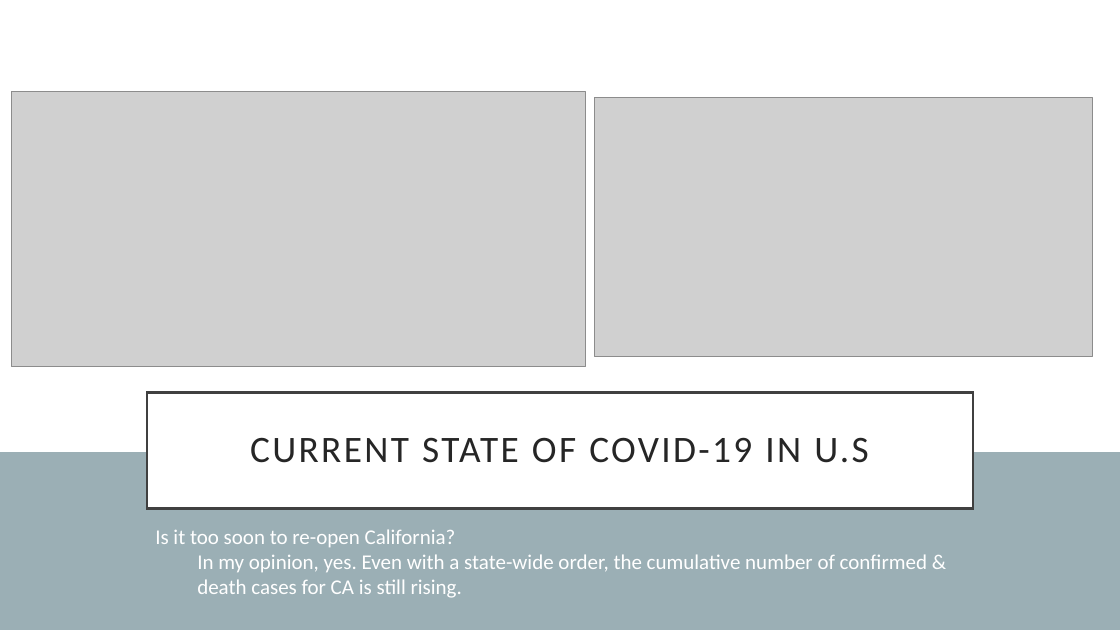
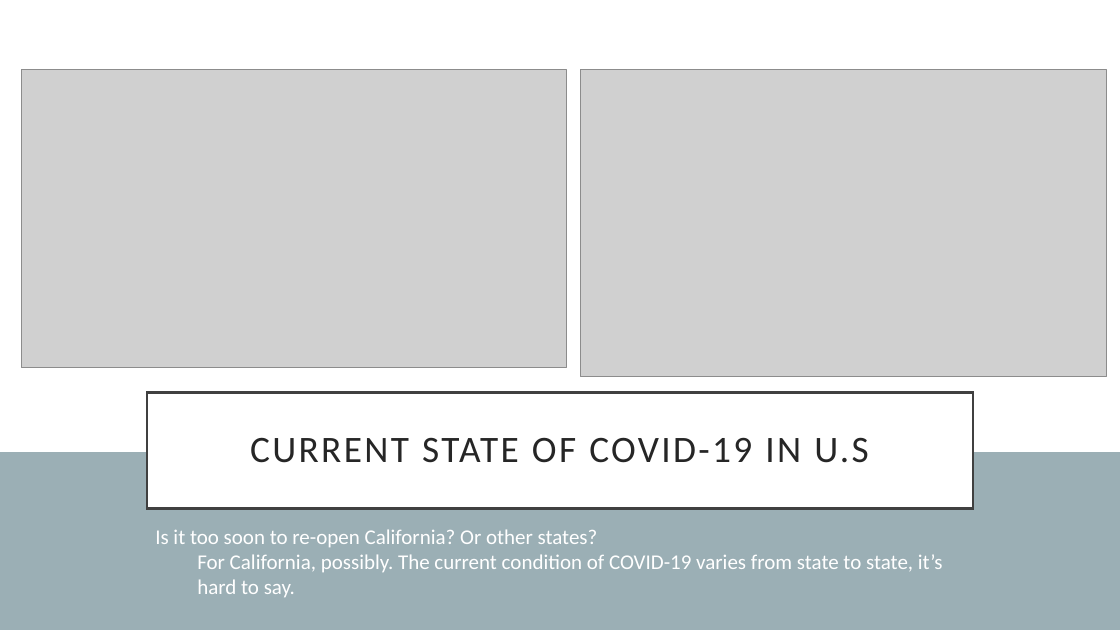
Before and after one commit to dukersss13/COVID-19-Visuals, a slide deck: slide 3 of COVID-19 Presentation.pptx. Drawn at 1120x630 pixels with LibreOffice and Linux fonts; fonts in the diff are those of the drawing; grey boxes stand for pictures. Boxes give left, top, right and bottom in pixels: in the first picture for what was removed or moved away, otherwise in the second. Text is boxed around its words. In the diff, an @@ line names an element or a change of style, - is before the commit and + after.

```diff
--- a/COVID-19 Presentation.pptx
+++ b/COVID-19 Presentation.pptx
@@ picture: place and size @@
-picture at (11, 92, 586, 366)
+picture at (22, 70, 567, 368)
@@ picture: place and size @@
-picture at (594, 97, 1092, 357)
+picture at (581, 70, 1107, 376)
@@ text at (155, 529, 943, 597): text changed @@
-Is it too soon to re-open California?
-  In my opinion, yes. Even with a state-wide order, the cumulative number of confirmed & death cases for CA is still rising.
+Is it too soon to re-open California? Or other states?
+  For California, possibly. The current condition of COVID-19 varies from state to state, it’s hard to say.
```
Also in this commit, not shown: 1 other slide changed.
